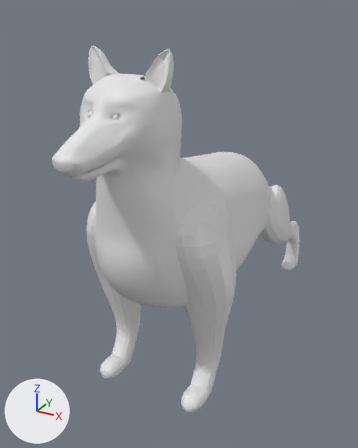
What one commit did to the Blender file German Shepherd Dog.blend.
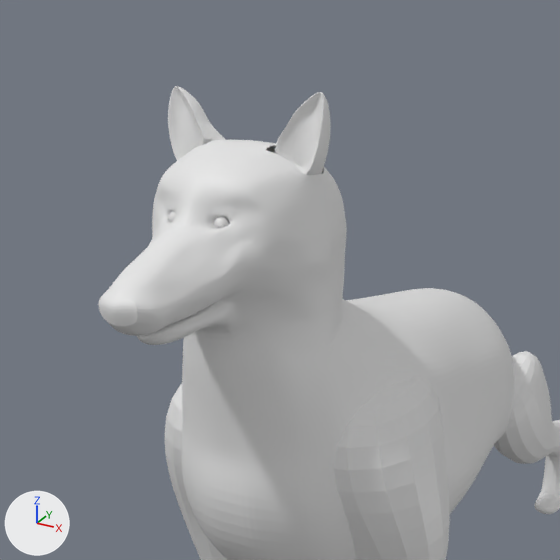
Each version appears first whole from a camera (50 mm lens) standing at (4.66, -7.57, 7.74) and looking at (-0.44, 1.71, 3.1), and next in a close-up on the part from 0% to 82% of the width and 0% to 66% of the height. Lighting does not change. The marker at lower left points along +X, +Y and +Z.

The first close-up shows 'Back Legs_Left', 'Dog', 'Ears', 'Front legs', 'eYE'.
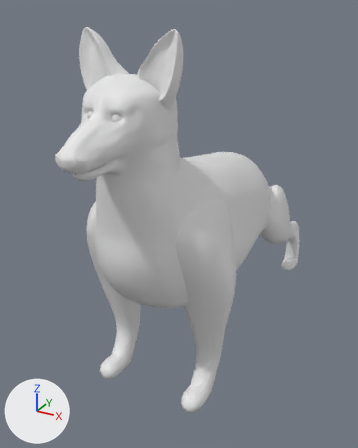
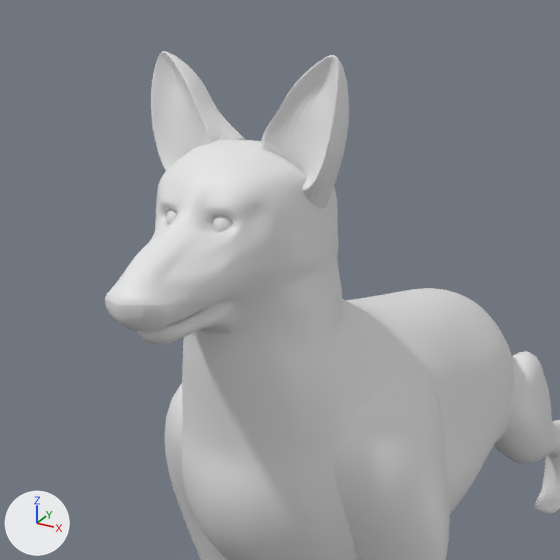
Changed parts and their boxes (x1, y1, x2, y2) in the close-ups (560 x 560 px; the box of a moved part takes in the faces that stretch with it):
```json
{"object": "Dog", "change": "reshaped", "before": [99, 139, 514, 560], "after": [105, 139, 514, 560]}
{"object": "Ears", "change": "reshaped, moved, rescaled", "before": [168, 86, 331, 175], "after": [151, 51, 349, 209]}
{"object": "eYE", "change": "reshaped", "before": [168, 211, 229, 229], "after": [166, 210, 233, 232]}
{"part": 1, "of": "me_plane_001", "change": "moved or reshaped", "before": [99, 167, 347, 350], "after": [105, 177, 344, 350]}
```

Scene script edits in JSON lines:
```json
{"block": "me_plane_001", "where": "# used by ob_dog; location = (-0.03, -2.49, 5.59); rotation_euler = (1.571, 0.0, 3.142), in degrees (90, 0, 180); scale = (0.158, 0.158, 0.158)"}
{"op": "remove", "block": "me_plane_001", "code": "me_plane_001.from_pydata(...)  # 530 vertices, 474 faces; spans x -8.4..0.0, y -23.9..7.4, z -0.4..47.7"}
{"op": "add", "block": "me_plane_001", "code": "me_plane_001.from_pydata(...)  # 530 vertices, 474 faces; spans x -8.4..0.0, y -23.9..7.4, z 0.1..47.7"}
{"block": "me_plane_001", "change": "me_plane_001 part 1: 211 of 530 vertices moved; they spanned x -5.0..0.0, y -2.9..5.2, z -0.4..16.6 and now span x -4.4..0.0, y -3.1..5.2, z 0.1..16.6; mean shift (0.1, 0.0, -0.1); largest move (-2.6, 3.3, 6.7) -> (-2.3, 3.1, 6.0)"}
{"op": "set", "path": "ob_ears.location", "old": "(0.48, -0.66, 6.66)", "new": "(0.47, -0.65, 6.64)"}
{"op": "set", "path": "ob_ears.scale", "old": "(0.243, 0.243, 0.243)", "new": "(0.387, 0.387, 0.387)"}
```
